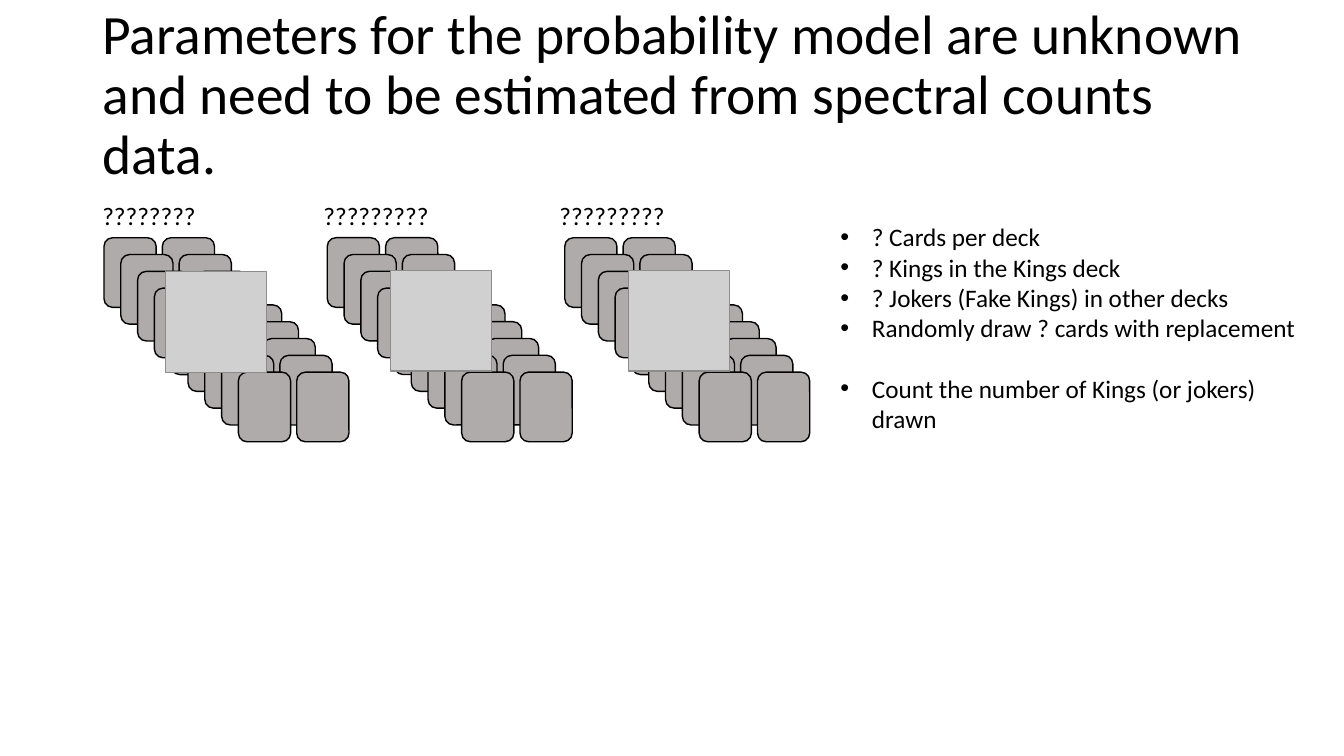
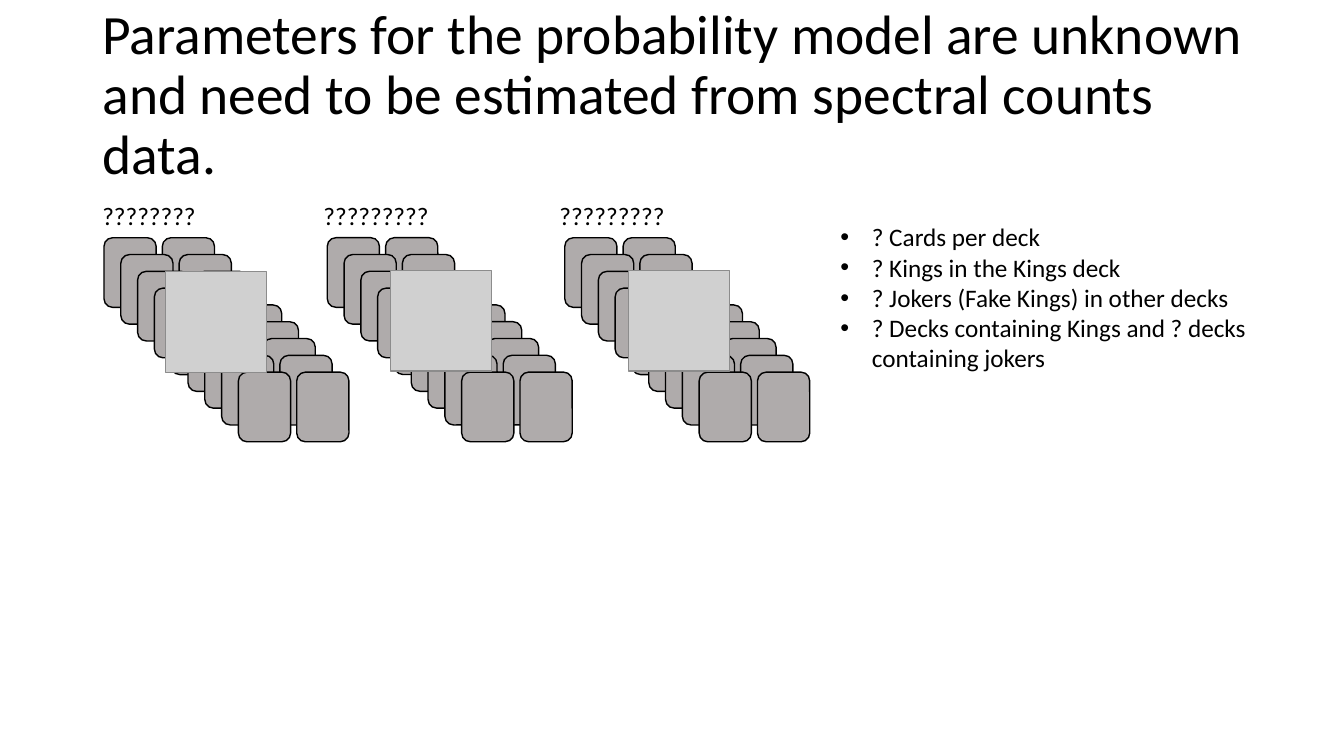
Before and after one commit to plutzer/majlab, a slide deck: slide 25 of SAINT-JC.pptx (slide 11 before the commit). Drawn at 1344x756 pixels with LibreOffice and Linux fonts; fonts in the diff are those of the drawing; grey boxes stand for pictures. Boxes give left, top, right and bottom in pixels: in the first picture for what was removed or moved away, otherwise in the second. Text is boxed around its words. In the diff, an @@ line names an element or a change of style, - is before the commit and + after.

```diff
--- a/SAINT-JC.pptx
+++ b/SAINT-JC.pptx
@@ text at (872,319,1245,372): text changed @@
-• Randomly draw ? cards with replacement
-• Count the number of Kings (or jokers) drawn
+• ? Decks containing Kings and ? decks containing jokers
```
Also in this commit, not shown: 5 other slides changed, 29 slides added.
